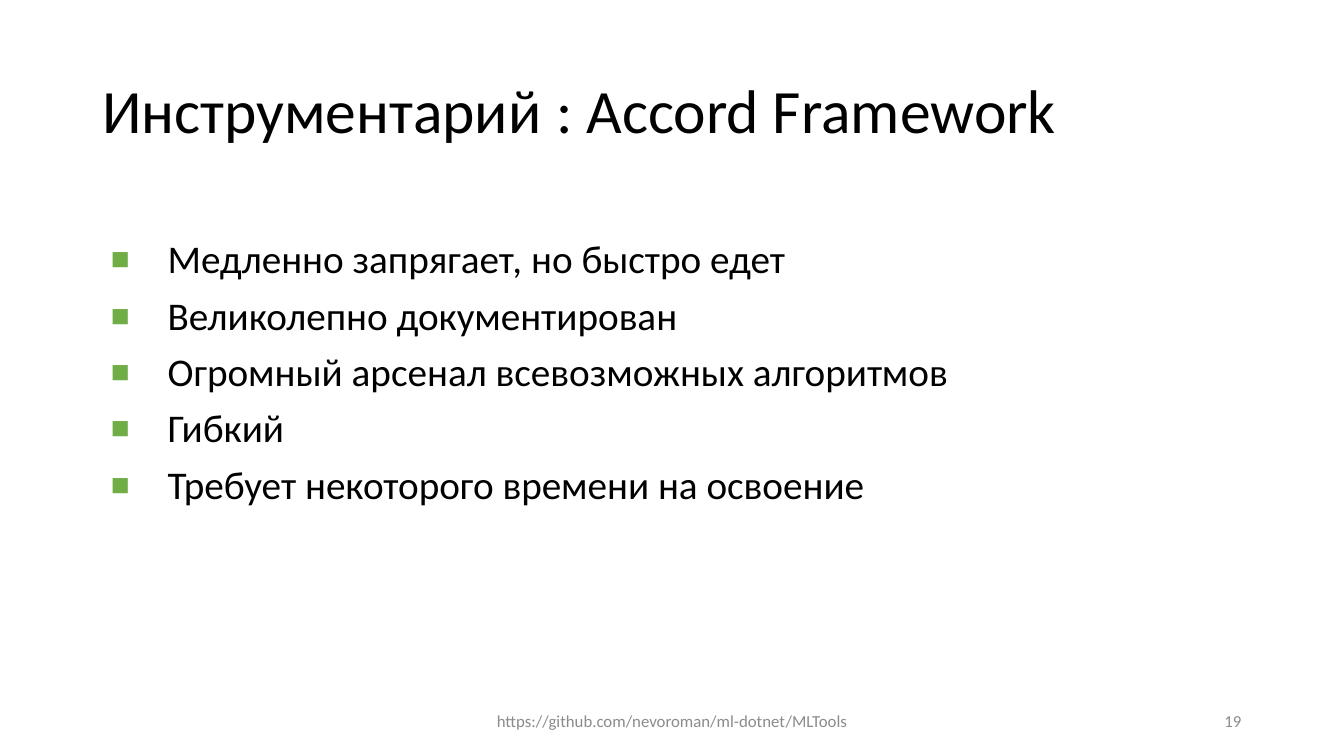
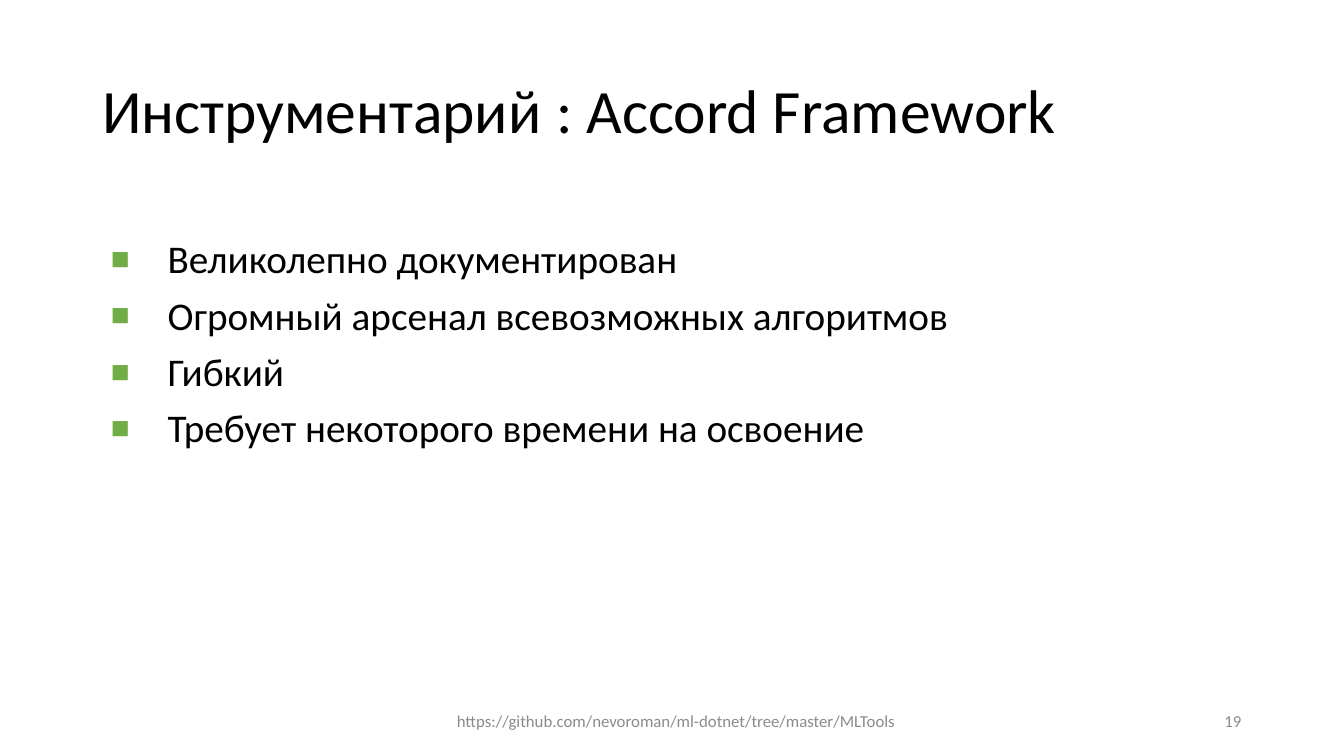
Before and after one commit to Spectr9/ml-dotnet, a slide deck: slide 19 of Slides/Slides.pptx. Drawn at 1344x756 pixels with LibreOffice and Linux fonts; fonts in the diff are those of the drawing. Boxes give left, top, right and bottom in pixels: in the first picture for what was removed or moved away, otherwise in the second. Text is boxed around its words. In the diff, an @@ line names an element or a change of style, - is before the commit and + after.

```diff
--- a/Slides/Slides.pptx
+++ b/Slides/Slides.pptx
@@ text at [168, 246, 785, 280]: paragraph removed @@
-■ Медленно запрягает, но быстро едет
@@ text at [457, 715, 895, 730]: text changed @@
-https://github.com/nevoroman/ml-dotnet/MLTools
+https://github.com/nevoroman/ml-dotnet/tree/master/MLTools
```
Also in this commit, not shown: 20 other slides changed, 3 slides added, 9 other files.
